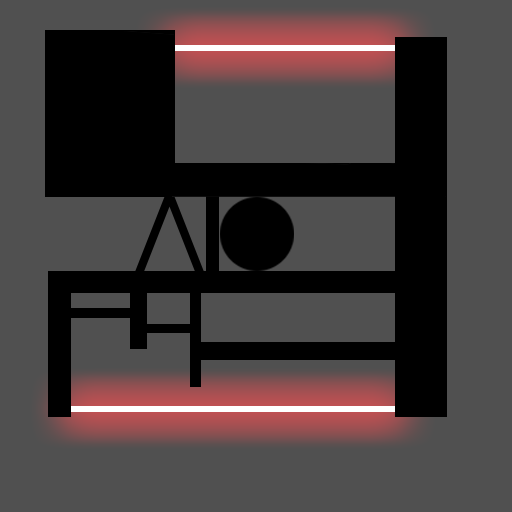
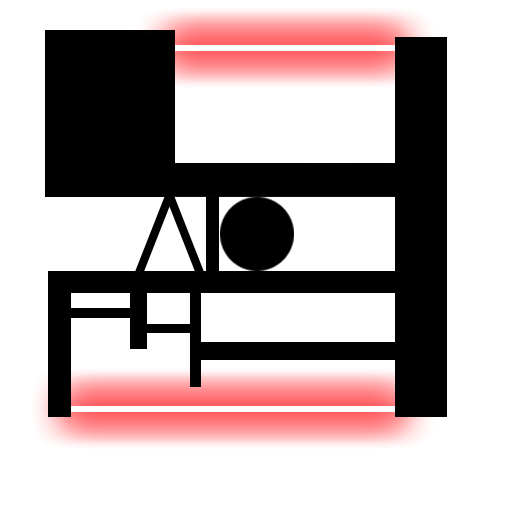
Layered file, before and after one edit (512x512). Changes by layer:
hid "Layer 2" over [left=0, top=0, right=512, bottom=512]
